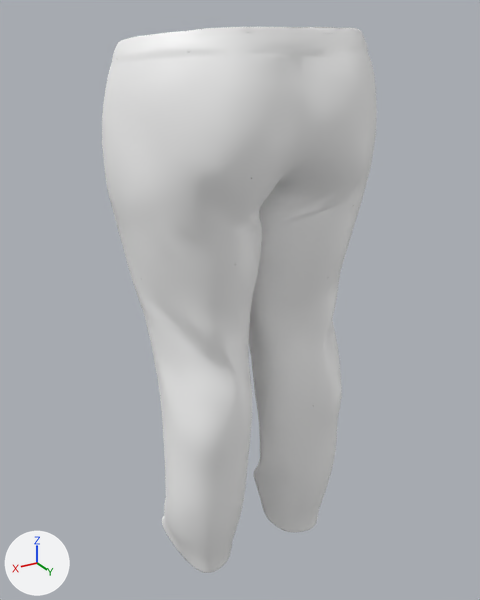
One commit to the glTF model public/3d/avatar/WOMEN/Body/Broad/Pants.glb: the scene before it, then after it.
Camera for both pictures: a 50 mm lens placed at (11.63, 19.09, 20.53), pointed at (-0.02, -0.32, 10.82). Lighting does not change. The marker at lower left points along +X, +Y and +Z. Where no turn or scale is listed for an object, it has been applied to the vertices.

Names of what the first picture shows: 'NewportPants_6521.002'.
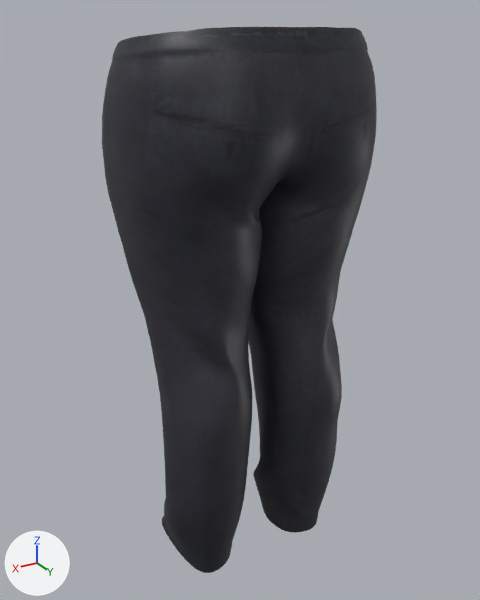
Where the change shows, as pixel boxes [x1, y1, x2, y2] in the pictures (480 x 600 px):
'NewportPants_6521.002', surface changed (grey to black)
    both: [102, 27, 377, 573]

The change, as a list of edits to the scene's bpy script:
```text
Add img_pants_uv:
    img_pants_uv = load_image('Pants_UV', '_unpacked/Pants_UV', 2000, 2000, 'sRGB')
Change mat_material_006:
    mat_material_006.texture: img_uv_pants -> img_pants_uv
```
